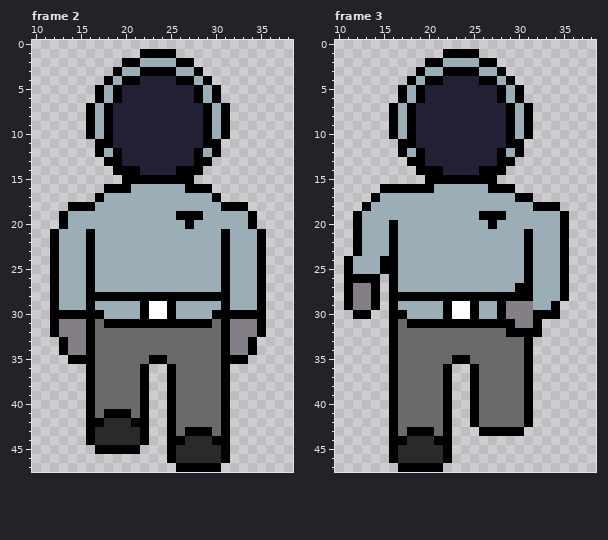
Pixel-art file: Assets/Sprites/Characters/John Spacebound run down.aseprite. Above, as it was before the edit.
48x48 pixels, 4 frames. Shown: frame 2: x 10..38, y 0..47; frame 3: x 10..38, y 0..47. The commit also changed other frames, which this record leaves out.
Once edited:
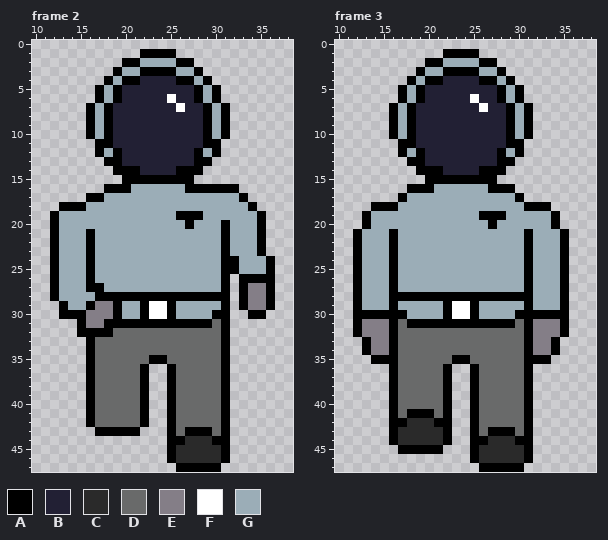
Palette (. is transparent): A #000000  B #222034  C #2a2a2a  D #696a6a  E #847e87  F #ffffff  G #9badb7
The edit:
Changed rows in their new state; - is an unchanged pixel.
Frame 2:
first column x 25:
 6 F-
 7 -F
first column x 12:
16 ------------------AAA---
17 ----A-------------GGGA--
18 -A--G--------------GGGA-
19 AG--------------------GA
20 AG-----------------A--GA
first column x 12:
24 --------------------A--GA
25 --------------------A--GA
26 --------------------.AA-A
27 -----A--------------.AEEA
28 ----G---------------.AEEA
29 .A---EEA------------.AEEA
30 .---EEEA------------..---
31 ...AEE--------------....-
32 ...A-AA-------------....-
33 -...----------------...--
34 -...----------------...--
35 --..----------------..---
first column x 16:
41 --DDD--
42 -DDDDD-
43 .AAAAA.
44 .......
45 -.....-
Frame 3:
first column x 25:
 6 F-
 7 -F
first column x 12:
16 ---...------------------
17 --...A-------------.----
18 -.AAA--------------A--.-
19 .A--------------------A.
20 .A--G-----------------A.
first column x 11:
24 .A--G--------------------
25 .A--G--------------------
26 .-GGG--------------------
27 .AGGG--------------G-----
28 .AGGG--------------------
29 .AGGG------------GGGA--GA
30 ---AA------------GGAA---A
31 -AEEE--------------DAEEEA
32 -AEEE-------------DD-EEEA
33 --AEE----------------EEA-
34 --AEE----------------EEA-
35 ---AA----------------AA--
first column x 16:
41 --AAA-----------
42 -ACCCA----------
43 -CCCCC---AD---DA
44 -C---C---AACCCAA
45 .AAAAA.--ACCCCCA
46 .......--ACCCCCA
47 -.....----AAAAA-
